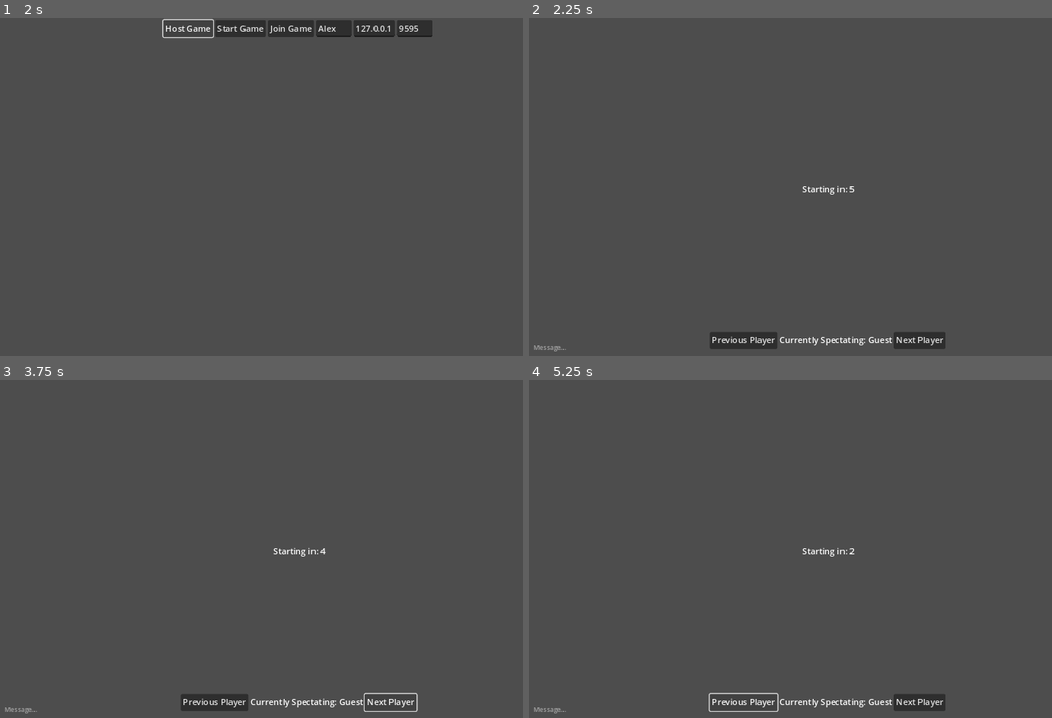
Above: before the commit, frames 1-4 (two rows, left to right).
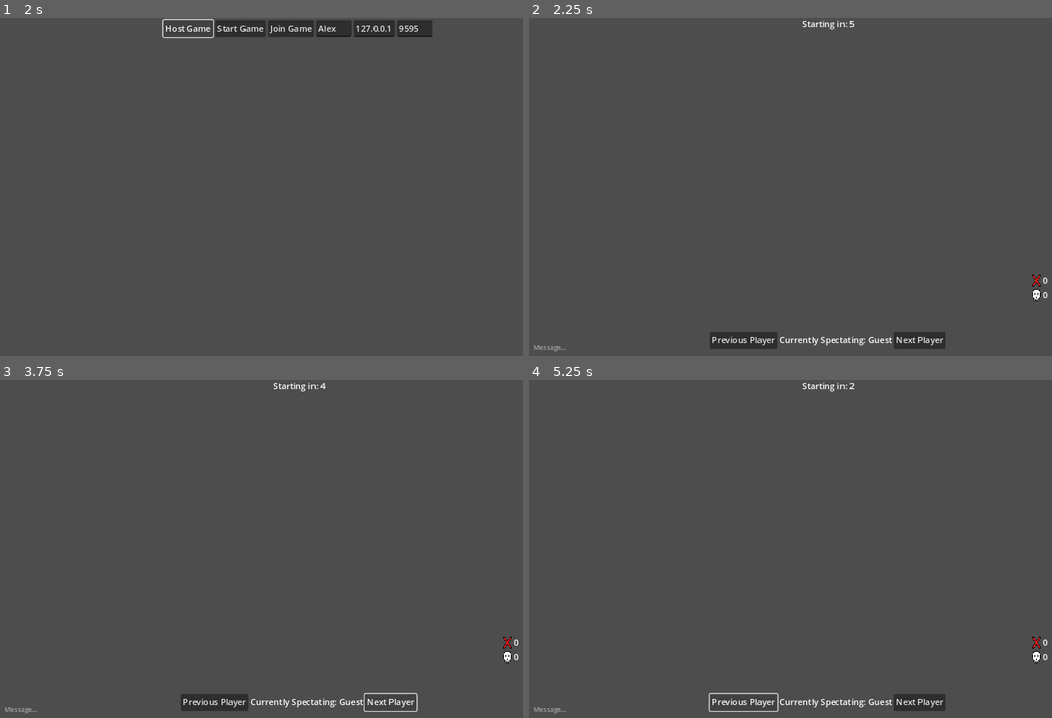
Above: after the commit, the same moments.

Repository: StormLight14/pew-pew-io
Game: Godot game, scene res://multiplayer.tscn
The game is run twice, just before and just after one commit, with the same random seed, the same clock (stepped at 60 frames per second) and the same inputs.
Inputs (mouse positions are in pixels of both pictures, inside the frame that each line leads up to):
- Up to frame 1 (2 s): click (334, 28) at 0.52 s; type "Alex" at 0.6 s; click "Host Game" at 1.25 s
- Up to frame 2 (2.25 s): click "Start Game" at 2 s
- Up to frame 3 (3.75 s): click (88, 711) at 2.77 s; type "12" at 2.85 s; click "Next Player" at 3.5 s
- Up to frame 4 (5.25 s): click "Next Player" at 4.25 s; click "Previous Player" at 5 s

Frame 1 is identical in both runs. In frame 2, 0.3% of the frame differs, in the area x 52-100%, y 0-84%; in frame 3, 0.3%; in frame 4, 0.3%.

Commit message:
add crappy kill and death counter

Diff:
--- a/GameValues.gd
+++ b/GameValues.gd
@@ -5,7 +5,8 @@
 var can_interact = false
 var messages = ""
 
-signal message_sent
+signal message_sent_signal
+signal player_killed_signal
 
 @rpc("any_peer", "call_local", "reliable")
 func send_message(message = "MESSAGE_ERROR", username = "USERNAME_ERROR"):
@@ -13,7 +14,16 @@
 	print(full_message)
 
 	messages += full_message
-	message_sent.emit()
+	message_sent_signal.emit()
+
+@rpc("any_peer", "call_local", "reliable")
+func player_killed(killer_id, victim_id):
+	print(killer_id)
+	print(victim_id)
+	players[killer_id].kills += 1
+	players[victim_id].deaths += 1
+
+	player_killed_signal.emit()
 
 func get_player_count(team):
 	var amount = 0
--- a/bullet/bullet.gd
+++ b/bullet/bullet.gd
@@ -5,7 +5,7 @@
 var velocity := Vector2.ZERO
 var damage = 40
 var team = "CT"
-#var player_id = 0
+var player_id = 0
 
 func _physics_process(delta):
 	velocity = (bullet_direction).normalized()  * speed
--- a/level.gd
+++ b/level.gd
@@ -1,7 +1,9 @@
 extends Node2D
 
 @onready var start_timer = $StartTimer
-@onready var start_timer_label = $GameUI/CenterContainer/StartTimerLabel
+@onready var start_timer_label = %StartTimerLabel
+@onready var end_timer = $EndTimer
+@onready var end_timer_label = %EndTimerLabel
 
 var t_round_wins = 0
 var ct_round_wins = 0
@@ -14,9 +16,33 @@
 	if start_timer.is_stopped() == false:
 		start_timer_label.text = "Starting in: " + str(ceil(start_timer.time_left))
 
+	if end_timer.is_stopped() == false:
+		end_timer_label.text = "Round ends in: " + format_time(end_timer.time_left)
+
+func format_time(seconds: float) -> String:
+	var minutes: int = int(seconds) / 60
+	var seconds_remainder: int = int(seconds) % 60
+
+	# Use string formatting to ensure leading zeros for single-digit minutes and seconds
+	var formatted_time: String = "%02d:%02d" % [minutes, seconds_remainder]
+
+	return formatted_time
+
 func new_round():
 	start_timer.start()
 
 func _on_start_timer_timeout():
 	start_timer_label.visible = false
+	end_timer_label.visible = true
+
 	GameValues.can_interact = true
+	end_timer.start()
+
+func _on_end_timer_timeout():
+	start_timer_label.visible = true
+	end_timer_label.visible = false
+
+	GameValues.can_interact = false
+	for player in get_tree().get_nodes_in_group("Player"):
+		player.respawn()
+	start_timer.start()
--- a/level.tscn
+++ b/level.tscn
@@ -1,7 +1,9 @@
-[gd_scene load_steps=5 format=3 uid="uid://bu74xn3hlof5n"]
+[gd_scene load_steps=7 format=3 uid="uid://bu74xn3hlof5n"]
 
 [ext_resource type="Script" path="res://level.gd" id="1_aq73c"]
 [ext_resource type="Script" path="res://ui/game_ui.gd" id="2_ad22g"]
+[ext_resource type="Texture2D" uid="uid://c03okv5asqn22" path="res://assets/x.png" id="3_pab6c"]
+[ext_resource type="Texture2D" uid="uid://b0501fivgjffx" path="res://assets/skull.png" id="4_jg50k"]
 
 [sub_resource type="RectangleShape2D" id="RectangleShape2D_5k66y"]
 size = Vector2(18.5, 137)
@@ -14,6 +16,7 @@
 
 [node name="StaticBody2D" type="StaticBody2D" parent="."]
 position = Vector2(156, 57)
+collision_mask = 8
 
 [node name="CollisionShape2D" type="CollisionShape2D" parent="StaticBody2D"]
 position = Vector2(-42, 36)
@@ -70,14 +73,20 @@
 [node name="GameUI" type="CanvasLayer" parent="."]
 script = ExtResource("2_ad22g")
 
-[node name="CenterContainer" type="CenterContainer" parent="GameUI"]
-anchors_preset = 15
+[node name="TimerUI" type="CenterContainer" parent="GameUI"]
+anchors_preset = 10
 anchor_right = 1.0
-anchor_bottom = 1.0
+offset_bottom = 23.0
 grow_horizontal = 2
-grow_vertical = 2
 
-[node name="StartTimerLabel" type="Label" parent="GameUI/CenterContainer"]
+[node name="EndTimerLabel" type="Label" parent="GameUI/TimerUI"]
+unique_name_in_owner = true
+visible = false
+layout_mode = 2
+text = "Ending in: 30"
+
+[node name="StartTimerLabel" type="Label" parent="GameUI/TimerUI"]
+unique_name_in_owner = true
 layout_mode = 2
 text = "Starting in: 5"
 
@@ -90,6 +99,7 @@
 offset_right = 349.0
 offset_bottom = -43.0
 grow_vertical = 0
+follow_focus = true
 
 [node name="Messages" type="Label" parent="GameUI/ScrollContainer"]
 unique_name_in_owner = true
@@ -133,7 +143,49 @@
 layout_mode = 2
 text = "Next Player"
 
+[node name="StatsUI" type="CenterContainer" parent="GameUI"]
+anchors_preset = 3
+anchor_left = 1.0
+anchor_top = 1.0
+anchor_right = 1.0
+anchor_bottom = 1.0
+offset_left = -349.0
+offset_top = -273.0
+grow_horizontal = 0
+grow_vertical = 0
+
+[node name="VBoxContainer" type="VBoxContainer" parent="GameUI/StatsUI"]
+layout_mode = 2
+
+[node name="Deaths" type="HBoxContainer" parent="GameUI/StatsUI/VBoxContainer"]
+layout_mode = 2
+
+[node name="DeathsIcon" type="TextureRect" parent="GameUI/StatsUI/VBoxContainer/Deaths"]
+layout_mode = 2
+texture = ExtResource("3_pab6c")
+
+[node name="DeathsCount" type="Label" parent="GameUI/StatsUI/VBoxContainer/Deaths"]
+unique_name_in_owner = true
+layout_mode = 2
+text = "0"
+
+[node name="Kills" type="HBoxContainer" parent="GameUI/StatsUI/VBoxContainer"]
+layout_mode = 2
+
+[node name="KillsIcon" type="TextureRect" parent="GameUI/StatsUI/VBoxContainer/Kills"]
+layout_mode = 2
+texture = ExtResource("4_jg50k")
+
+[node name="KillsCount" type="Label" parent="GameUI/StatsUI/VBoxContainer/Kills"]
+unique_name_in_owner = true
+layout_mode = 2
+text = "0"
+
 [node name="StartTimer" type="Timer" parent="."]
+wait_time = 5.0
+one_shot = true
+
+[node name="EndTimer" type="Timer" parent="."]
 wait_time = 5.0
 one_shot = true
 
@@ -143,3 +195,4 @@
 [connection signal="pressed" from="GameUI/SpectateUI/HBoxContainer/SpectatePrevious" to="GameUI" method="_on_spectate_previous_pressed"]
 [connection signal="pressed" from="GameUI/SpectateUI/HBoxContainer/SpectateNext" to="GameUI" method="_on_spectate_next_pressed"]
 [connection signal="timeout" from="StartTimer" to="." method="_on_start_timer_timeout"]
+[connection signal="timeout" from="EndTimer" to="." method="_on_end_timer_timeout"]
--- a/multiplayer.gd
+++ b/multiplayer.gd
@@ -88,6 +88,8 @@
 			"username": username,
 			"id": id,
 			"team": team,
+			"kills": 0,
+			"deaths": 0,
 		}
 
 	if multiplayer.is_server():
--- a/player/player.gd
+++ b/player/player.gd
@@ -10,14 +10,17 @@
 @onready var camera_2d = $Camera2D
 
 const MAX_SPEED := 400
+
 var username = "Guest"
 var team = "T"
 var health = 200
 var max_health = health
+
+var alive = true
+var can_attack = true
+
 var index = 0
 var spawn_pos = Vector2.ZERO
-
-var can_attack = true
 
 signal create_bullet(bullet_scene)
 
@@ -69,17 +72,17 @@
 	bullet.bullet_direction = direction
 	bullet.global_position = bullet_spawn_point.global_position
 	bullet.team = team
-	#bullet.player_id = player_id
+	bullet.player_id = player_id
+
 	get_parent().get_parent().add_child(bullet)
 
 @rpc("any_peer", "call_local", "reliable")
 func respawn():
+	visible = true
+	set_collisions(true)
 	global_position = spawn_pos
 	health = max_health
 	health_bar.value = health
-
-	if multiplayer.is_server():
-		GameValues.send_message.rpc(username + " has been killed.", "SERVER")
 
 func _on_hurtbox_area_entered(area):
 	if area.team != team:
@@ -91,4 +94,14 @@
 			health_bar.value = health
 
 			if health <= 0:
-				respawn()
+				if multiplayer.is_server():
+					GameValues.player_killed.rpc(area.player_id, name.to_int())
+				alive = false
+				visible = false
+				set_collisions(false)
+
+				if multiplayer.is_server():
+					GameValues.send_message.rpc(username + " has been killed.", "SERVER")
+
+func set_collisions(boolean):
+	%Hurtbox.set_deferred("monitoring", boolean)
--- a/player/player.tscn
+++ b/player/player.tscn
@@ -27,12 +27,14 @@
 collision_layer = 2
 collision_mask = 9
 motion_mode = 1
+wall_min_slide_angle = 0.349066
 script = ExtResource("1_otipf")
 
 [node name="PlayerSprite" type="Sprite2D" parent="."]
 texture = ExtResource("2_3dgf8")
 
 [node name="PlayerCollision" type="CollisionShape2D" parent="."]
+unique_name_in_owner = true
 shape = SubResource("CircleShape2D_6agnt")
 
 [node name="Camera2D" type="Camera2D" parent="."]
@@ -53,10 +55,12 @@
 position = Vector2(0.87, -39.53)
 
 [node name="Hurtbox" type="Area2D" parent="."]
+unique_name_in_owner = true
 collision_layer = 4
 collision_mask = 8
 
-[node name="CollisionShape2D" type="CollisionShape2D" parent="Hurtbox"]
+[node name="HurtboxShape" type="CollisionShape2D" parent="Hurtbox"]
+unique_name_in_owner = true
 visible = false
 shape = SubResource("CircleShape2D_5eb0b")
 debug_color = Color(0.979353, 0, 0.388737, 0.42)
--- a/project.godot
+++ b/project.godot
@@ -30,29 +30,34 @@
 "deadzone": 0.5,
 "events": [Object(InputEventKey,"resource_local_to_scene":false,"resource_name":"","device":-1,"window_id":0,"alt_pressed":false,"shift_pressed":false,"ctrl_pressed":false,"meta_pressed":false,"pressed":false,"keycode":0,"physical_keycode":87,"key_label":0,"unicode":119,"echo":false,"script":null)
 , Object(InputEventKey,"resource_local_to_scene":false,"resource_name":"","device":-1,"window_id":0,"alt_pressed":false,"shift_pressed":false,"ctrl_pressed":false,"meta_pressed":false,"pressed":false,"keycode":0,"physical_keycode":4194320,"key_label":0,"unicode":0,"echo":false,"script":null)
+, Object(InputEventJoypadMotion,"resource_local_to_scene":false,"resource_name":"","device":-1,"axis":1,"axis_value":-1.0,"script":null)
 ]
 }
 down={
 "deadzone": 0.5,
 "events": [Object(InputEventKey,"resource_local_to_scene":false,"resource_name":"","device":-1,"window_id":0,"alt_pressed":false,"shift_pressed":false,"ctrl_pressed":false,"meta_pressed":false,"pressed":false,"keycode":0,"physical_keycode":83,"key_label":0,"unicode":115,"echo":false,"script":null)
 , Object(InputEventKey,"resource_local_to_scene":false,"resource_name":"","device":-1,"window_id":0,"alt_pressed":false,"shift_pressed":false,"ctrl_pressed":false,"meta_pressed":false,"pressed":false,"keycode":0,"physical_keycode":4194322,"key_label":0,"unicode":0,"echo":false,"script":null)
+, Object(InputEventJoypadMotion,"resource_local_to_scene":false,"resource_name":"","device":-1,"axis":1,"axis_value":1.0,"script":null)
 ]
 }
 left={
 "deadzone": 0.5,
 "events": [Object(InputEventKey,"resource_local_to_scene":false,"resource_name":"","device":-1,"window_id":0,"alt_pressed":false,"shift_pressed":false,"ctrl_pressed":false,"meta_pressed":false,"pressed":false,"keycode":0,"physical_keycode":65,"key_label":0,"unicode":97,"echo":false,"script":null)
 , Object(InputEventKey,"resource_local_to_scene":false,"resource_name":"","device":-1,"window_id":0,"alt_pressed":false,"shift_pressed":false,"ctrl_pressed":false,"meta_pressed":false,"pressed":false,"keycode":0,"physical_keycode":4194319,"key_label":0,"unicode":0,"echo":false,"script":null)
+, Object(InputEventJoypadMotion,"resource_local_to_scene":false,"resource_name":"","device":-1,"axis":0,"axis_value":-1.0,"script":null)
 ]
 }
 right={
 "deadzone": 0.5,
 "events": [Object(InputEventKey,"resource_local_to_scene":false,"resource_name":"","device":-1,"window_id":0,"alt_pressed":false,"shift_pressed":false,"ctrl_pressed":false,"meta_pressed":false,"pressed":false,"keycode":0,"physical_keycode":68,"key_label":0,"unicode":100,"echo":false,"script":null)
 , Object(InputEventKey,"resource_local_to_scene":false,"resource_name":"","device":-1,"window_id":0,"alt_pressed":false,"shift_pressed":false,"ctrl_pressed":false,"meta_pressed":false,"pressed":false,"keycode":0,"physical_keycode":4194321,"key_label":0,"unicode":0,"echo":false,"script":null)
+, Object(InputEventJoypadMotion,"resource_local_to_scene":false,"resource_name":"","device":-1,"axis":0,"axis_value":1.0,"script":null)
 ]
 }
 attack={
 "deadzone": 0.5,
 "events": [Object(InputEventMouseButton,"resource_local_to_scene":false,"resource_name":"","device":-1,"window_id":0,"a …(255 unchanged characters)…
+, Object(InputEventJoypadMotion,"resource_local_to_scene":false,"resource_name":"","device":-1,"axis":5,"axis_value":1.0,"script":null)
 ]
 }
 
--- a/ui/game_ui.gd
+++ b/ui/game_ui.gd
@@ -4,7 +4,8 @@
 @onready var spectate_label = %SpectateLabel
 
 func _ready():
-	GameValues.message_sent.connect(_on_message_sent)
+	GameValues.message_sent_signal.connect(_on_message_sent)
+	GameValues.player_killed_signal.connect(_on_player_killed)
 
 func make_visible():
 	self.visible = true
@@ -35,6 +36,11 @@
 func _on_message_sent():
 	%Messages.text = GameValues.messages
 
+func _on_player_killed():
+	if multiplayer.is_server() == false:
+		%DeathsCount.text = str(GameValues.players[multiplayer.get_unique_id()].deaths)
+		%KillsCount.text = str(GameValues.players[multiplayer.get_unique_id()].kills)
+
 func _on_spectate_previous_pressed():
 	pass # Replace with function body.
 
Binary file added: assets/skull.png
Not shown, added: assets/skull.png.import
Binary file added: assets/x.png
Not shown, added: assets/x.png.import
